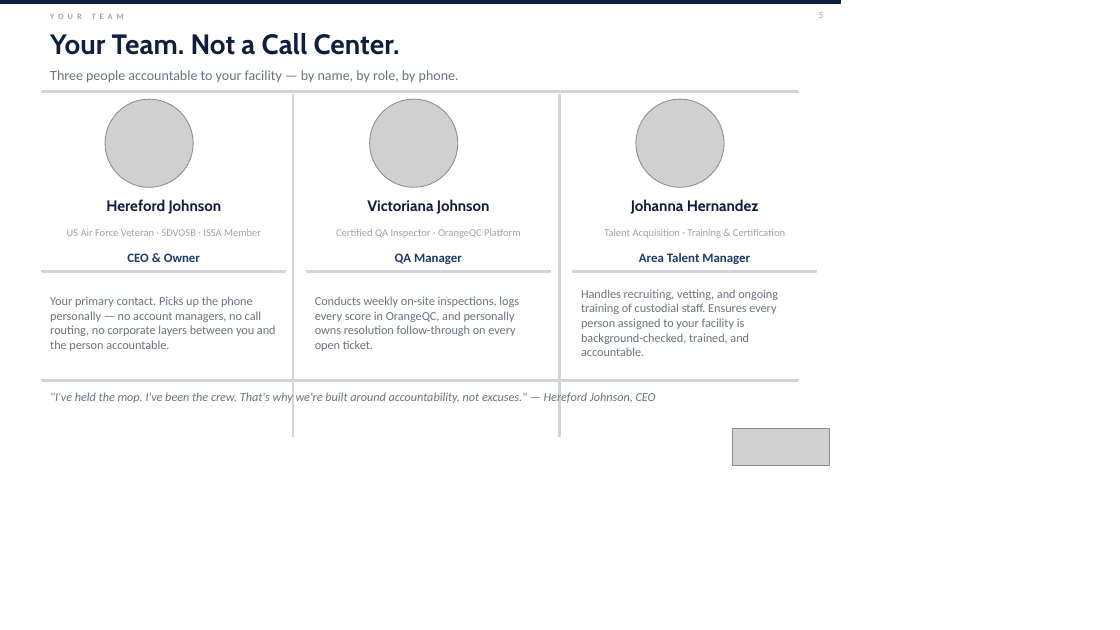
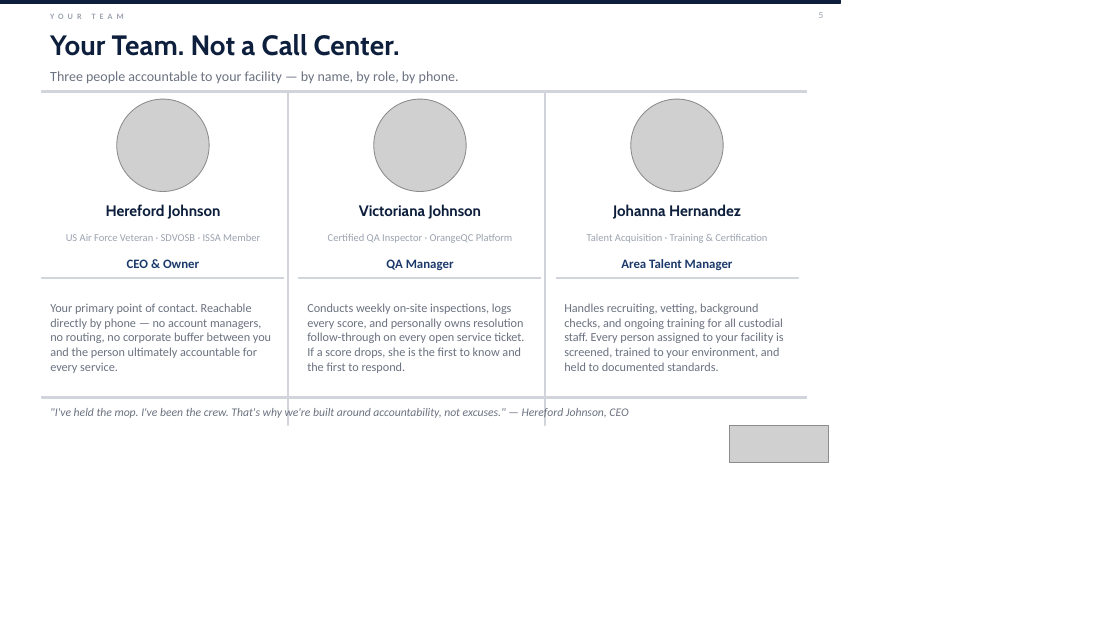
Before and after one commit to mdfpartners/operations, a slide deck: slide 5 of MDF_Proposal_LogicalSystems_2026-05-28.pptx. Drawn at 1120x630 pixels with LibreOffice and Linux fonts; fonts in the diff are those of the drawing; grey boxes stand for pictures. Boxes give left, top, right and bottom in pixels: in the first picture for what was removed or moved away, otherwise in the second. Text is boxed around its words. In the diff, an @@ line names an element or a change of style, - is before the commit and + after.

```diff
--- a/MDF_Proposal_LogicalSystems_2026-05-28.pptx
+++ b/MDF_Proposal_LogicalSystems_2026-05-28.pptx
@@ rectangle: place and size @@
-rectangle at [42,91,798,92]
+rectangle at [42,91,807,92]
@@ picture: place and size @@
-picture at [105,99,193,187]
+picture at [117,99,209,192]
@@ rectangle: place and size @@
-rectangle at [292,94,294,437]
+rectangle at [287,92,289,425]
@@ picture: place and size @@
-picture at [370,99,458,187]
+picture at [374,99,466,192]
@@ rectangle: place and size @@
-rectangle at [559,94,560,437]
+rectangle at [544,92,546,425]
@@ picture: place and size @@
-picture at [636,99,724,187]
+picture at [631,99,723,192]
@@ 3 texts, 1 rectangle: place and size @@
-3 texts, 1 rectangle at [42,199,286,272]
+3 texts, 1 rectangle at [42,204,284,279]
@@ 3 texts, 1 rectangle: place and size @@
-3 texts, 1 rectangle at [307,199,550,272]
+3 texts, 1 rectangle at [299,204,541,279]
@@ 3 texts, 1 rectangle: place and size @@
-3 texts, 1 rectangle at [573,199,817,272]
+3 texts, 1 rectangle at [556,204,798,279]
@@ text at [50,303,271,373]: text changed @@
-Your primary contact. Picks up the phone personally — no account managers, no call routing, no corporate layers between you and the person accountable.
+Your primary point of contact. Reachable directly by phone — no account managers, no routing, no corporate buffer between you and the person ultimately accountable for every service.
@@ text at [307,303,524,373]: text changed @@
-Conducts weekly on-site inspections, logs every score in OrangeQC, and personally owns resolution follow-through on every open ticket.
+Conducts weekly on-site inspections, logs every score, and personally owns resolution follow-through on every open service ticket. If a score drops, she is the first to know and the first to respond.
@@ text at [564,303,784,371]: text changed @@
-Handles recruiting, vetting, and ongoing training of custodial staff. Ensures every person assigned to your facility is background-checked, trained, and accountable.
+Handles recruiting, vetting, background checks, and ongoing training for all custodial staff. Every person assigned to your facility is screened, trained to your environment, and held to documented standards.
@@ text ""I've held the mop. I've ...": place and size @@
-text ""I've held the mop. I've ..." at [50,391,656,405]
+text ""I've held the mop. I've ..." at [50,406,628,419]
@@ text ""I've held the mop. I've ..." at [50,406,628,419]: size 10.5 to 10 pt @@
@@ rectangle: place and size @@
-rectangle at [42,380,798,381]
+rectangle at [42,397,807,398]
@@ picture: place and size @@
-picture at [733,429,829,465]
+picture at [729,425,828,463]
```
Also in this commit, not shown: 8 other slides changed, 4 other files.
